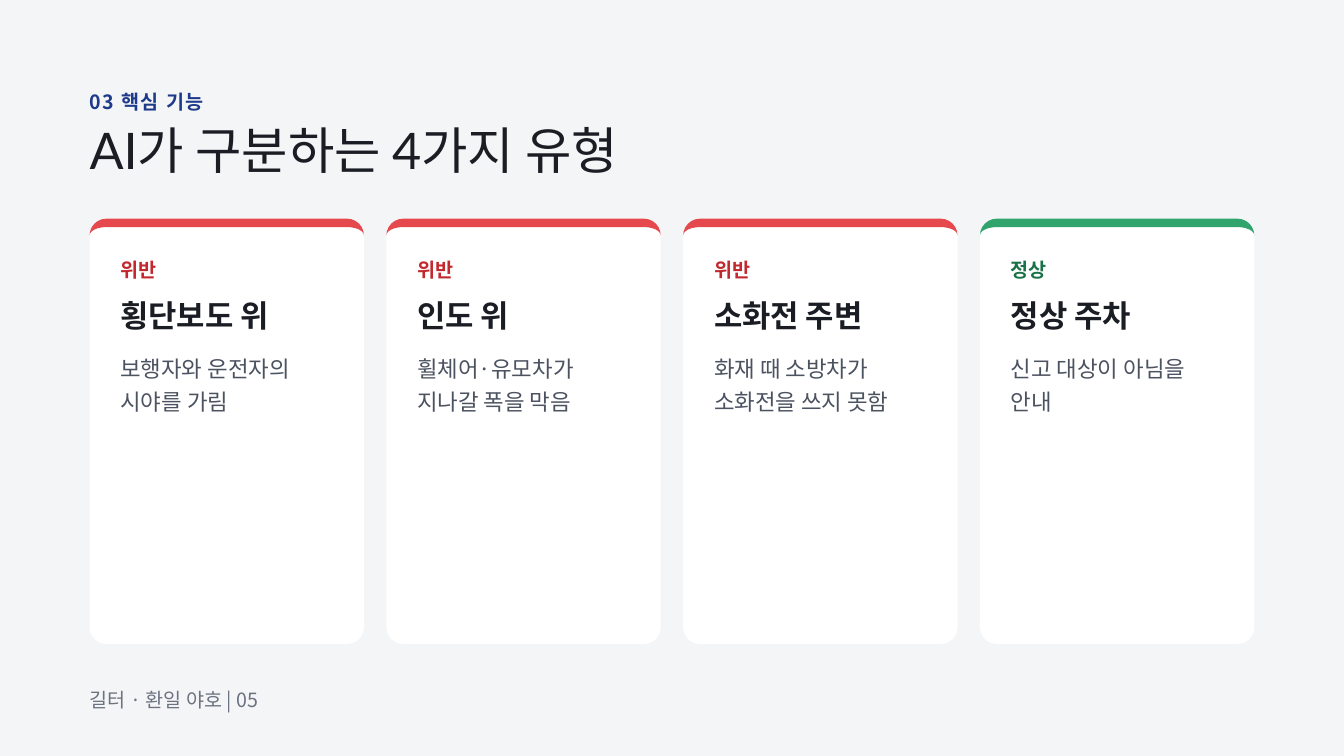
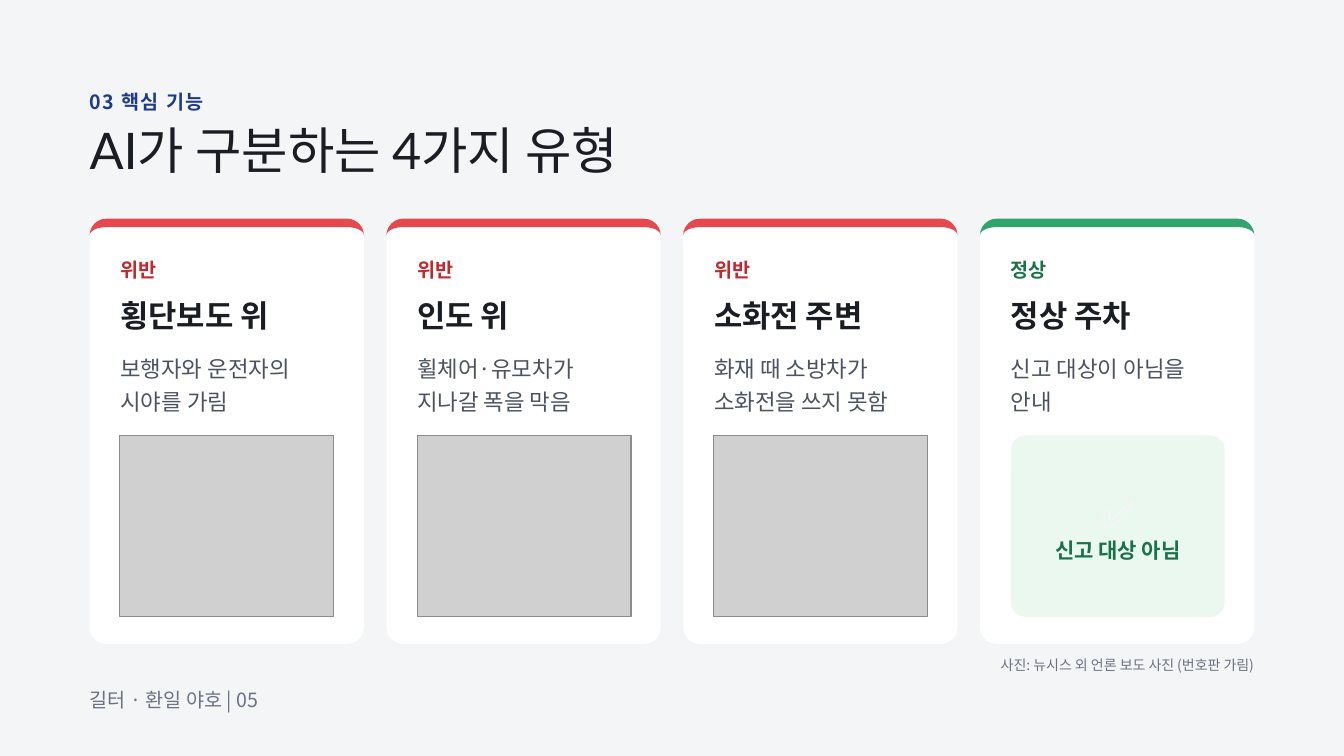
Before and after one commit to ljiomsh/illegal-car-detector, a slide deck: slide 5 of 발표자료/길터_발표자료_최종.pptx. Drawn at 1344x756 pixels with LibreOffice and Linux fonts; fonts in the diff are those of the drawing; grey boxes stand for pictures. Boxes give left, top, right and bottom in pixels: in the first picture for what was removed or moved away, otherwise in the second. Text is boxed around its words. In the diff, an @@ line names an element or a change of style, - is before the commit and + after.

```diff
--- a/발표자료/길터_발표자료_최종.pptx
+++ b/발표자료/길터_발표자료_최종.pptx
@@ picture added at (x1=120, y1=436, x2=334, y2=617) @@
@@ picture added at (x1=417, y1=436, x2=631, y2=617) @@
@@ picture added at (x1=714, y1=436, x2=928, y2=617) @@
@@ rounded rectangle added at (x1=1011, y1=436, x2=1225, y2=617), fill #EBF8F0, 15 pt, text #1A7348, bold @@
+✅
+신고 대상 아님
@@ text added at (x1=1001, y1=658, x2=1254, y2=673), 10 pt, text #6B7280 @@
+사진: 뉴시스 외 언론 보도 사진 (번호판 가림)
```
Also in this commit, not shown: 3 other slides changed, 1 slide added, 2 slides removed, 1 other file.
